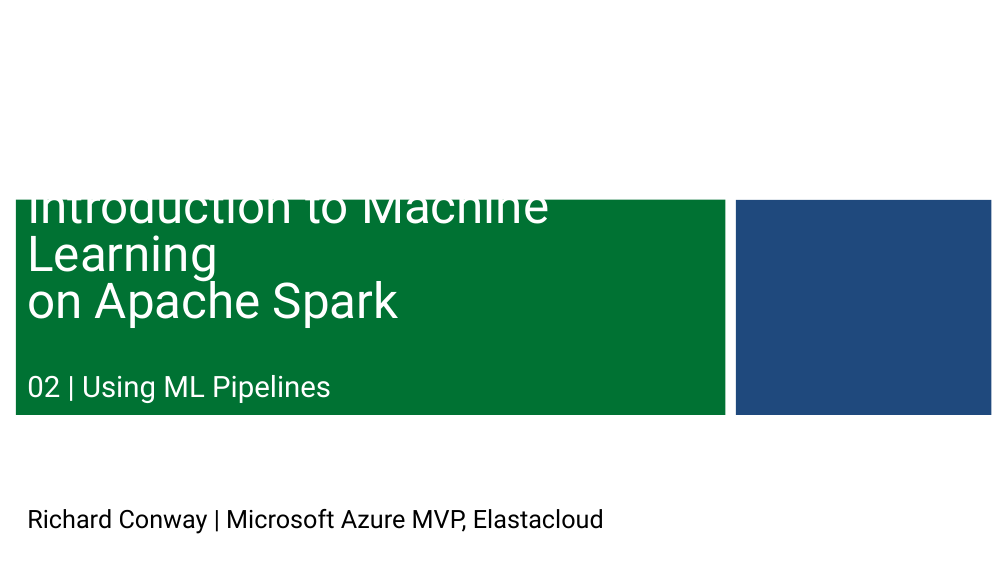
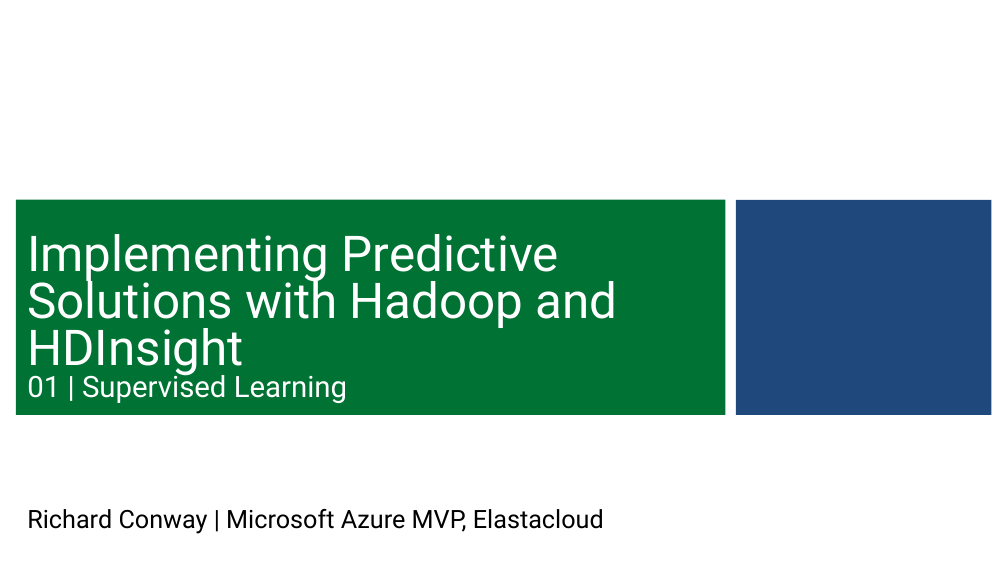
Before and after one commit to ccgcyber/Predictive-Analytics-with-Spark-in-HDInsight, a slide deck: slide 1 of PPT/Module 2.pptx. Drawn at 1008x567 pixels with LibreOffice and Linux fonts; fonts in the diff are those of the drawing; background and template pictures are left out. Boxes give left, top, right and bottom in pixels: in the first picture for what was removed or moved away, otherwise in the second. Text is boxed around its words. In the diff, an @@ line names an element or a change of style, - is before the commit and + after.

```diff
--- a/PPT/Module 2.pptx
+++ b/PPT/Module 2.pptx
@@ title at bbox=[27, 234, 618, 403]: text changed @@
-Introduction to Machine Learning
-on Apache Spark
-02 | Using ML Pipelines
+Implementing Predictive Solutions with Hadoop and HDInsight
+01 | Supervised Learning
```
Also in this commit, not shown: 8 other slides changed, 25 slides added, 71 slides removed, 6 other files.
